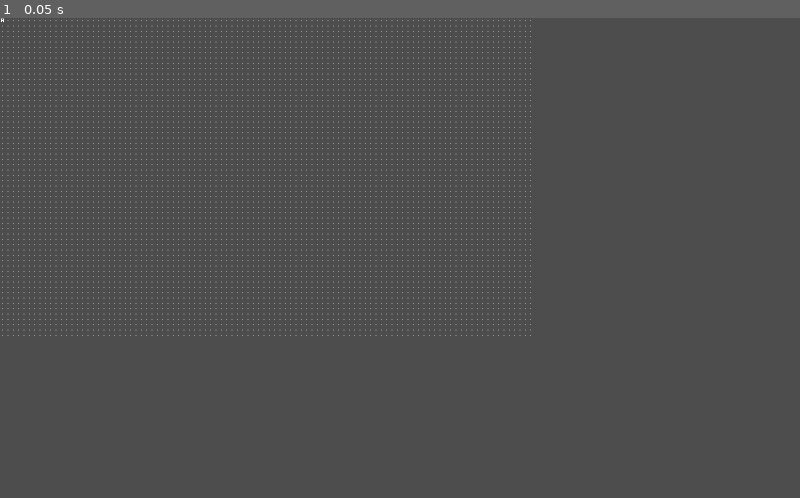
Above: before the commit, frame 1.
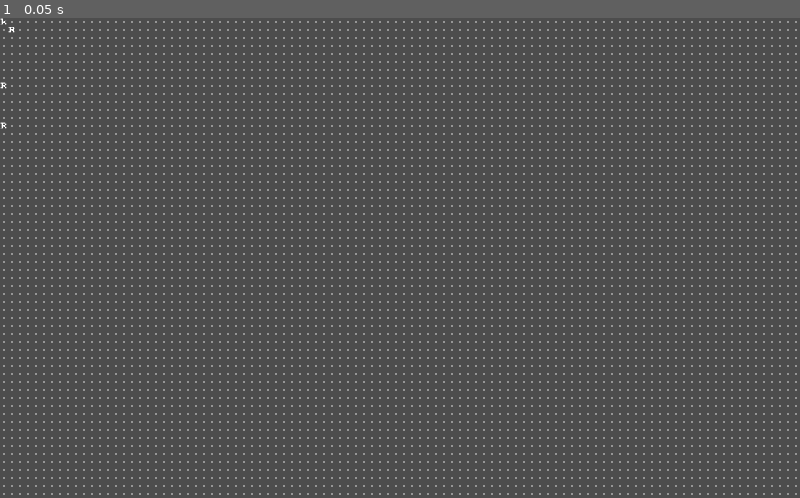
Above: after the commit, the same moment.

Repository: rainbowd-ash/roguelike_simulation
Game: Godot game, scene res://world.tscn
Two runs of this game, one before a commit and one after it. Both use one fixed random seed, a clock stepped at 60 frames per second and the inputs below.
Inputs:
- Up to frame 1 (0.05 s): no input

The runs differ from the first frame. In frame 1, 8.4% of the frame differs, in the area x 0-100%, y 0-100%.

Commit message:
conversion helper functions

Diff:
--- /dev/null
+++ b/autoloads/grid.gd
@@ -0,0 +1,18 @@
+#class_name Grid
+extends Node
+
+var tile_size : Vector2
+
+func _ready() -> void:
+	var world = get_node("/root/World")
+	assert(world != null, "World node not found!")
+	tile_size = world.tile_size
+
+func grid_to_position(grid_position : Vector2i) -> Vector2:
+	grid_position = Vector2(grid_position)
+	return Vector2(grid_position.x * tile_size.x, grid_position.y * tile_size.y)
+
+func position_to_grid(position : Vector2) -> Vector2i:
+	var position_minus_tile_size = Vector2(position.x / tile_size.x, position.y / tile_size.y)
+	var grid_position = Vector2i(position_minus_tile_size)
+	return grid_position
--- a/interactables/recharge_machines.gd
+++ b/interactables/recharge_machines.gd
@@ -3,29 +3,10 @@
 var sprite_location : Vector2 = Vector2(2,5)
 
 var array_of_machines : Array
+var machine_locations : Array[Vector2i]
 
 func _ready() -> void:
 	array_of_machines = get_children()
-
-
-### Takes a 2d boolean array of valid spaces
-### Returns a list of vector2s with the locations
-#func distribute_randomly(valid_spaces:Array[Array], amount:int):
-	## make a list of all the available spaces by coordinate, pick amount of them
-		## probably a silly and inneficient way to do this but it doesn't matter since it happens during startup
-			## hide it with an animation (^_-)-☆
-	#var list_of_spaces:Array[Vector2]
-	#for y in range(valid_spaces.size()):
-		#for x in range(valid_spaces[y].size()):
-			#list_of_spaces.append(Vector2(x,y))
-	#list_of_spaces.shuffle()
-	#array_of_machines = list_of_spaces.slice(0,amount)
-	#for machine in array_of_machines:
-		#var new_tile = $RechargeMachine.duplicate()
-		#add_child(new_tile)
-		#new_tile.show()
-		#var machine_position = Vector2(machine)
-		#new_tile.position = Vector2(
-			#machine_position.x * 10,
-			#machine_position.y * 10)
-		#return array_of_machines
+	for child in array_of_machines:
+		machine_locations.append(Grid.position_to_grid(child.position))
+	print(str(machine_locations))
--- a/project.godot
+++ b/project.godot
@@ -13,6 +13,10 @@
 config/name="roguelike_simulation"
 run/main_scene="uid://dqnhym6r8k7o4"
 config/features=PackedStringArray("4.6", "Forward Plus")
+
+[autoload]
+
+Grid="*uid://bgnh732haal63"
 
 [display]
 
--- a/world.gd
+++ b/world.gd
@@ -1,5 +1,7 @@
 class_name World
 extends Node2D
+
+var tile_size : Vector2 = Vector2(10,10)
 
 var width : int = 100
 var height : int = 60
--- a/world.tscn
+++ b/world.tscn
@@ -10,6 +10,7 @@
 [ext_resource type="Script" uid="uid://p2vr0k08sw0p" path="res://interactables/recharge_machines.gd" id="10_cbp6q"]
 
 [node name="World" type="Node2D" unique_id=1242992929]
+scale = Vector2(1.5, 1.5)
 script = ExtResource("1_wse8f")
 
 [node name="AStarGrid" type="Node" parent="." unique_id=2051265867]
@@ -52,7 +53,22 @@
 script = ExtResource("10_cbp6q")
 
 [node name="RechargeMachine" type="Sprite2D" parent="Interactables/RechargeMachines" unique_id=672912648]
+position = Vector2(10, 10)
 texture = ExtResource("7_2u3nc")
 centered = false
 region_enabled = true
 region_rect = Rect2(20, 50, 10, 10)
+
+[node name="RechargeMachine2" type="Sprite2D" parent="Interactables/RechargeMachines" unique_id=320597661]
+position = Vector2(0, 80)
+texture = ExtResource("7_2u3nc")
+centered = false
+region_enabled = true
+region_rect = Rect2(20, 50, 10, 10)
+
+[node name="RechargeMachine3" type="Sprite2D" parent="Interactables/RechargeMachines" unique_id=402532436]
+position = Vector2(0, 130)
+texture = ExtResource("7_2u3nc")
+centered = false
+region_enabled = true
+region_rect = Rect2(20, 50, 10, 10)
Not shown, added: autoloads/grid.gd.uid
